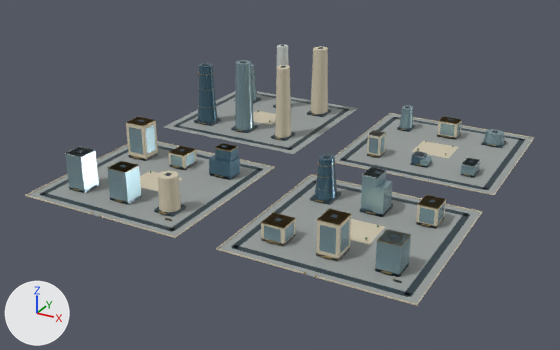
A saved change to the glTF model web/public/assets/3d/ampliworld/GC-CITY-2030/GC-TILE-15-09.glb.
One viewpoint serves both versions: a 50 mm camera at (5660.0, 4707.0, 613.0) aimed at (4979.0, 5945.0, -6.0). The axes (+X, +Y, +Z) are drawn at lower left. The lights are the same throughout. The first picture is the older version. Where no turn or scale is listed for an object, it has been applied to the vertices. Vertices at exactly the same position are counted once.

Names of what the first picture shows: 'GC-TILE-15-09-blue', 'GC-TILE-15-09-dark', 'GC-TILE-15-09-glass', 'GC-TILE-15-09-gold', 'GC-TILE-15-09-ivory', 'GC-TILE-15-09-paving', 'GC-TILE-15-09-white'.
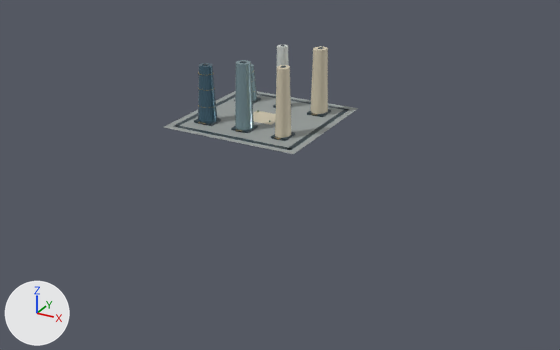
Boxes (x1, y1, x2, y2) around the edits, measured in the pictures (560 x 350 px):
'GC-TILE-15-09-paving', reshaped (61% narrower, 70% shorter)
    before: (28, 91, 533, 304)
    after: (164, 91, 358, 154)
'GC-TILE-15-09-glass', reshaped (95% narrower, 67% shorter)
    before: (65, 60, 504, 277)
    after: (235, 60, 257, 130)
'GC-TILE-15-09-ivory', reshaped
    before: (25, 46, 534, 306)
    after: (253, 46, 328, 138)
'GC-TILE-15-09-dark', reshaped (63% narrower, 58% shorter)
    before: (40, 45, 525, 297)
    after: (173, 45, 350, 150)
'GC-TILE-15-09-blue', reshaped (91% narrower, 56% shorter)
    before: (198, 63, 427, 200)
    after: (198, 63, 217, 123)
'GC-TILE-15-09-gold', reshaped
    before: (73, 70, 496, 281)
    after: (198, 70, 316, 139)
'GC-TILE-15-09-white', reshaped
    before: (65, 45, 481, 178)
    after: (276, 45, 289, 79)
part 1 of me_mesh_0, deleted
    before: (335, 114, 533, 194)
part 2 of me_mesh_0, deleted
    before: (28, 142, 273, 236)
part 3 of me_mesh_0, deleted
    before: (218, 176, 481, 304)
part 4 of me_mesh_1, deleted
    before: (40, 106, 525, 297)
part 5 of me_mesh_2, deleted
    before: (25, 113, 534, 306)
part 6 of me_mesh_5, deleted
    before: (65, 105, 504, 277)
part 7 of me_mesh_6, deleted
    before: (73, 117, 496, 281)
part 8 of me_mesh_7, deleted
    before: (65, 146, 95, 157)
part 9 of me_mesh_7, deleted
    before: (364, 167, 385, 178)
part 10 of me_mesh_8, deleted (blue)
    before: (315, 154, 337, 200)
part 11 of me_mesh_8, deleted
    before: (215, 146, 238, 161)
part 12 of me_mesh_8, deleted
    before: (411, 151, 427, 164)
part 13 of me_mesh_8, deleted (blue)
    before: (209, 155, 240, 180)

The change, as a diff of the scene's bpy script:
```diff
--- a/web/public/assets/3d/ampliworld/GC-CITY-2030/GC-TILE-15-09.glb.py
+++ b/web/public/assets/3d/ampliworld/GC-CITY-2030/GC-TILE-15-09.glb.py
@@ me_mesh_0 @@
-me_mesh_0.from_pydata(...)  # 32 vertices, 48 faces; spans x 4621.0..5379.0, y 5621.0..6379.0, z 0.0
+me_mesh_0.from_pydata(...)  # 8 vertices, 12 faces; spans x 4621.0..4959.0, y 6041.0..6379.0, z 0.0
+# me_mesh_0 part 1: the loose piece of 8 vertices spanning x 5041.0..5379.0, y 6041.0..6379.0, z 0.0 is deleted
+# me_mesh_0 part 2: the loose piece of 8 vertices spanning x 4621.0..4959.0, y 5621.0..5959.0, z 0.0 is deleted
+# me_mesh_0 part 3: the loose piece of 8 vertices spanning x 5041.0..5379.0, y 5621.0..5959.0, z 0.0 is deleted
 me_mesh_0.materials.append(mat_paving)
@@ me_mesh_1 @@
-me_mesh_1.from_pydata(...)  # 528 vertices, 792 faces; spans x 4636.0..5364.0, y 5636.0..6364.0, z 0.0..159.0
+me_mesh_1.from_pydata(...)  # 128 vertices, 192 faces; spans x 4636.0..4944.0, y 6056.0..6364.0, z 0.0..159.0
+# me_mesh_1 part 4: 50 loose pieces with 400 vertices, spanning x 4636.0..5364.0, y 5636.0..6364.0, z 0.0..82.0, are deleted
 me_mesh_1.materials.append(mat_dark)
@@ me_mesh_2 @@
-me_mesh_2.from_pydata(...)  # 274 vertices, 432 faces; spans x 4620.0..5380.0, y 5620.0..6380.0, z 0.0..158.0
+me_mesh_2.from_pydata(...)  # 52 vertices, 92 faces; spans x 4750.0..4909.0, y 6099.0..6325.0, z 0.0..158.0
+# me_mesh_2 part 5: 26 loose pieces with 222 vertices, spanning x 4620.0..5380.0, y 5620.0..6380.0, z 0.0..77.0, are deleted
 me_mesh_2.materials.append(mat_ivory)
@@ me_mesh_5 @@
-me_mesh_5.from_pydata(...)  # 496 vertices, 772 faces; spans x 4666.0..5331.0, y 5680.0..6324.0, z 0.0..155.0
+me_mesh_5.from_pydata(...)  # 44 vertices, 80 faces; spans x 4666.0..4810.0, y 6100.0..6324.0, z 5.0..155.0
+# me_mesh_5 part 6: 53 loose pieces with 452 vertices, spanning x 4668.0..5331.0, y 5680.0..6321.0, z 0.0..73.0, are deleted
 me_mesh_5.materials.append(mat_glass)
@@ me_mesh_6 @@
-me_mesh_6.from_pydata(...)  # 1132 vertices, 1908 faces; spans x 4667.0..5339.0, y 5620.0..6324.0, z 0.0..136.0
+me_mesh_6.from_pydata(...)  # 444 vertices, 792 faces; spans x 4668.0..4908.0, y 6095.0..6324.0, z 4.0..136.0
+# me_mesh_6 part 7: 65 loose pieces with 688 vertices, spanning x 4667.0..5339.0, y 5620.0..6319.0, z 0.0..77.0, are deleted
 me_mesh_6.materials.append(mat_gold)
@@ me_mesh_7 @@
-me_mesh_7.from_pydata(...)  # 62 vertices, 100 faces; spans x 4671.0..5324.0, y 5682.0..6319.0, z 5.0..152.0
+me_mesh_7.from_pydata(...)  # 22 vertices, 40 faces; spans x 4775.0..4805.0, y 6285.0..6319.0, z 5.0..152.0
+# me_mesh_7 part 8: the loose piece of 8 vertices spanning x 4671.0..4709.0, y 5682.0..5722.0, z 73.0 is deleted
+# me_mesh_7 part 9: the loose piece of 8 vertices spanning x 5188.0..5217.0, y 5862.0..5902.0, z 70.0 is deleted
+# other edits to the shape of me_mesh_7 do not show in these pictures
 me_mesh_7.materials.append(mat_white)
@@ me_mesh_8 @@
-me_mesh_8.from_pydata(...)  # 68 vertices, 116 faces; spans x 4667.0..5215.0, y 5858.0..6143.0, z 0.0..136.0
+me_mesh_8.from_pydata(...)  # 22 vertices, 40 faces; spans x 4667.0..4713.0, y 6101.0..6143.0, z 5.0..136.0
+# me_mesh_8 part 10: the loose piece of 22 vertices spanning x 5091.0..5129.0, y 5858.0..5906.0, z 5.0..81.0 is deleted
+# me_mesh_8 part 11: the loose piece of 8 vertices spanning x 4877.0..4912.0, y 5871.0..5898.0, z 36.0..58.0 is deleted
+# me_mesh_8 part 12: the loose piece of 8 vertices spanning x 5193.0..5215.0, y 6109.0..6135.0, z 0.0..19.0 is deleted
+# me_mesh_8 part 13: the loose piece of 8 vertices spanning x 4866.0..4914.0, y 5864.0..5900.0, z 0.0..36.0 is deleted
 me_mesh_8.materials.append(mat_blue)
```
